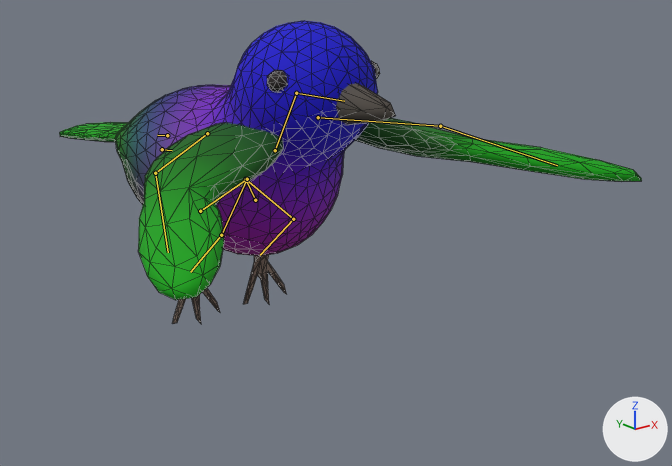
One commit to the glTF model assets/beast_songbird.glb: the scene before it, then after it.
Both versions are drawn from a camera (50 mm lens) standing at (-0.149, -0.241, 0.294) and looking at (0.025, -0.023, 0.207). Every picture has the same lights, and +X, +Y and +Z are marked at lower right. The older version comes first. Both versions are drawn at frame 4 of the action 'fly'; the numbers are the values there. The bones that change, and the others that lie on the model, are drawn over the model as lines. Mesh edges are drawn as thin lines.

Objects in the first picture: 'beast_songbird_feather', 'beast_songbird_horn'.
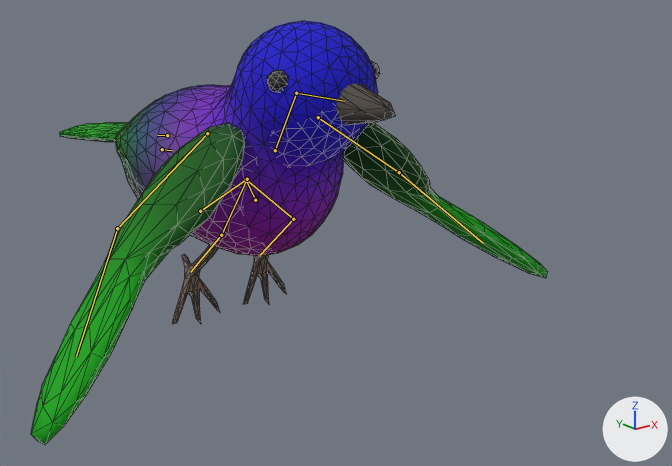
What differs and where, as boxes [x1, y1, x2, y2] in the pictures (672 x 466 px):
'beast_songbird_feather', posed (11% narrower, 52% taller)
    before: [60, 21, 642, 300]
    after: [31, 21, 548, 445]
bone 'wing1.L', root to tip
    before: (318, 117) to (440, 126)
    after: (318, 117) to (399, 172)
bone 'wing1.R', root to tip
    before: (207, 133) to (155, 173)
    after: (207, 133) to (117, 228)

The edits, one by one:
Bone 'wing1.L' (bone_wing1_l) turns from (-35, -80, -85) to (-76, -54, -12) degrees about its own x, y and z.
Bone 'wing1.R' (bone_wing1_r) turns from (-35, 80, 85) to (-76, 54, 12) degrees about its own x, y and z.
